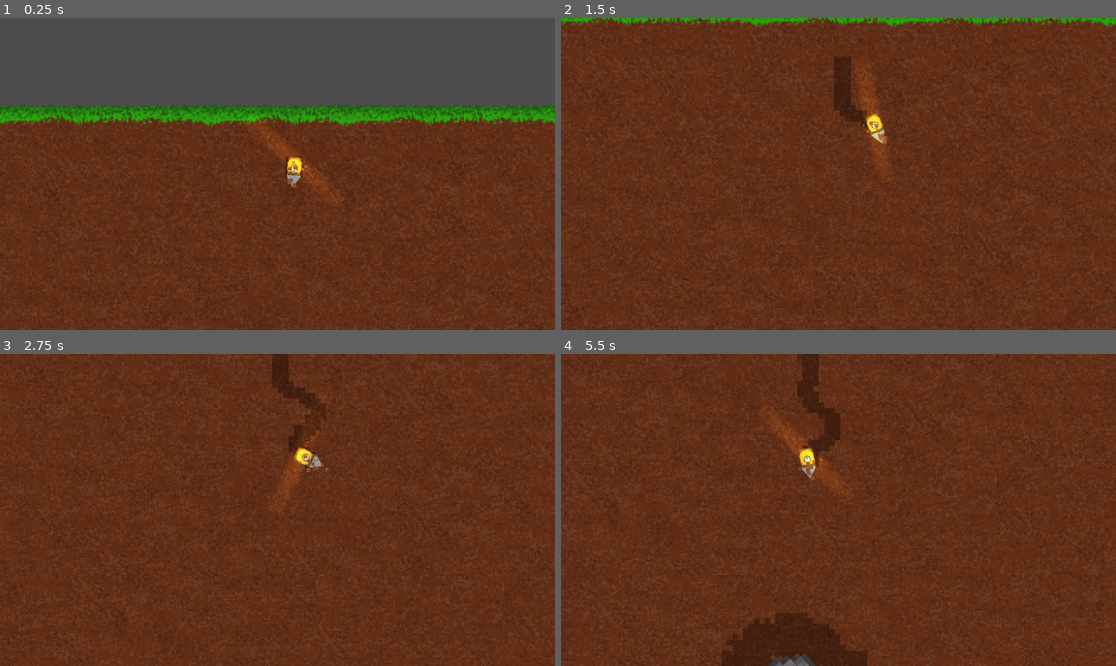
Above: before the commit, frames 1-4 (two rows, left to right).
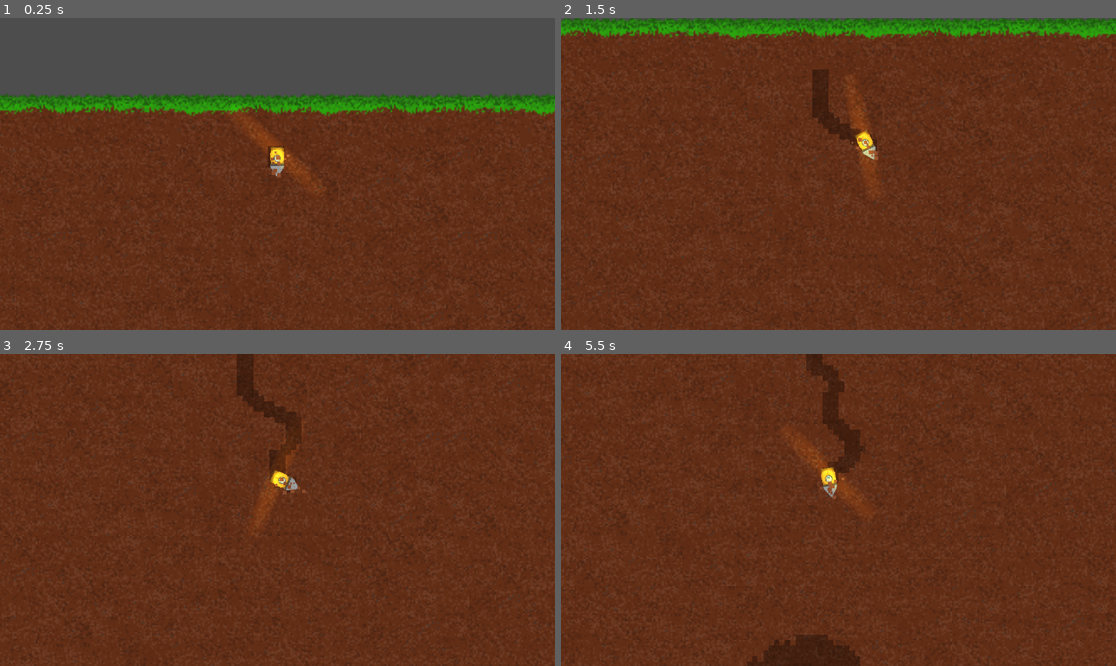
Above: after the commit, the same moments.

Repository: F1ejm/Bratislava_GameJam
Game: Godot game, scene res://Main/Main.tscn
The game is run twice, just before and just after one commit, with the same random seed, the same clock (stepped at 60 frames per second) and the same inputs.
Inputs (mouse positions are in pixels of both pictures, inside the frame that each line leads up to):
- Up to frame 1 (0.25 s): no input
- Up to frame 2 (1.5 s): move the mouse to (960, 158) at 0.52 s; move the mouse to (727, 189) at 1.27 s
- Up to frame 3 (2.75 s): move the mouse to (333, 441) at 2.02 s
- Up to frame 4 (5.5 s): move the mouse to (810, 572) at 2.77 s; move the mouse to (1005, 556) at 3.52 s; move the mouse to (672, 463) at 4.27 s; move the mouse to (866, 510) at 5.02 s

The runs differ from the first frame. In frame 1, 9.4% of the frame differs, in the area x 0-100%, y 24-100%; in frame 2, 8.4%; in frame 3, 3.2%; in frame 4, 4.5%.

Commit message:
ijfijdsi

Diff:
--- a/Main/main.gd
+++ b/Main/main.gd
@@ -9,7 +9,7 @@
 var trauma_power = 2
 
 func _process(delta: float) -> void:
-	add_trauma(6)
+	#add_trauma(4)
 
 	if follow_node:
 		global_position = follow_node.global_position
Not shown: 1 places in Main/Main.tscn that only renumber resources
